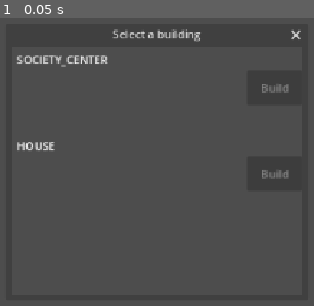
Above: before the commit, frame 1.
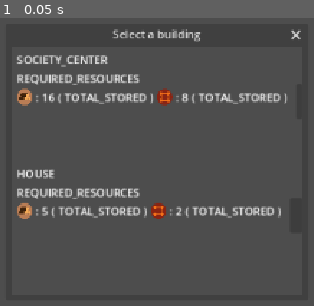
Above: after the commit, the same moment.

Repository: MatterNoise/Thrive-Society-stage-mockup
Game: Godot game, scene res://Source/HUD/BuildSelectWindow.tscn
Two runs of this game, one before a commit and one after it. Both use one fixed random seed, a clock stepped at 60 frames per second and the inputs below. This scene is started directly instead of the project's main scene.
Inputs:
- Up to frame 1 (0.05 s): no input

The runs differ from the first frame. In frame 1, 6.5% of the frame differs, in the area x 5-92%, y 19-70%.
Error after the commit: Invalid access to property or key 'PlayerCiv' on a base object of type 'Dictionary[String, ICivilizationInfo]'. (res://Source/HUD/ResourceAmountBar.gd:19)

Commit message:
Make the Needed resources show in the Building selection tabs

Diff:
--- /dev/null
+++ b/Globals/GeneralGameData.gd
@@ -0,0 +1,3 @@
+extends Node
+
+var PlayerCivilizationName : String = "PlayerCiv"
--- a/Globals/StructuresDefinitions.gd
+++ b/Globals/StructuresDefinitions.gd
@@ -23,7 +23,7 @@
 
 		# Fetch the Building_Requirements elements of the JSON
 		for IBuildingRequirement in StructuresDictionaryItem["Building_Requirements"]:
-			if IBuildingRequirement == "Wood" or IBuildingRequirement == "Stone":
+			if ResourcesDefinitions.is_resource_existent(IBuildingRequirement) == false:
 				continue
 
 			NewStructureDefinition.StructureBuildingRequirements[IBuildingRequirement] = StructuresDictionaryItem["Building_Requirements"][IBuildingRequirement]
--- a/SimulationParameters/Resources.json
+++ b/SimulationParameters/Resources.json
@@ -1,11 +1,11 @@
 {
 	"Wood" : {
-		"Name": "WOOD",
+		"Name": "Wood",
 
 		"Icon": "res://Assets/Textures/GUI/Wood.svg"
 	},
 	"Stone" : {
-		"Name": "STONE",
+		"Name": "Stone",
 
 		"Icon": "res://Assets/Textures/GUI/Iron.svg"
 	}
--- a/Source/HUD/BuildingSelectItem.gd
+++ b/Source/HUD/BuildingSelectItem.gd
@@ -2,6 +2,8 @@
 class_name BuildingSelectItem
 
 signal ForwardBuildingItemSelected(SelectedStructureDefsKey : String)
+
+@export var ResourceAmountBarScene : PackedScene
 
 @export var StructureNameLabelNode : Label
 @export var StructureRequirements : GridContainer
@@ -18,7 +20,7 @@
 	if BuildButtonNode == null:
 		return
 
-	if CivilizationsInfo.civilization_can_afford_building(AssignedStructureDefsKey, "PlayerCiv") == true:
+	if CivilizationsInfo.civilization_can_afford_building(AssignedStructureDefsKey, GeneralGameData.PlayerCivilizationName) == true:
 		BuildButtonNode.disabled = false
 	else:
 		BuildButtonNode.disabled = true
@@ -32,9 +34,22 @@
 
 	StructureNameLabelNode.text = StructuresDefinitions.StructureDefinitionsDictionary[AssignedStructureDefsKey].StructureName
 
+	if ResourceAmountBarScene == null:
+			return
+
 	var BuildingRequirements := StructuresDefinitions.get_structure_building_requirements(AssignedStructureDefsKey)
 	for IBuildingRequirement in BuildingRequirements:
-		print(IBuildingRequirement)
+		var ResourceAmountBarInstance : ResourceAmountBar = ResourceAmountBarScene.instantiate()
+
+		ResourceAmountBarInstance.AssignedResourceKey = IBuildingRequirement
+		ResourceAmountBarInstance.ResourceIcon = ResourcesDefinitions.get_resource_icon(IBuildingRequirement)
+
+		var BuildingResourceRequired : int = StructuresDefinitions.get_structure_building_requirements(AssignedStructureDefsKey)[IBuildingRequirement]
+		ResourceAmountBarInstance.ResourceRequiredLabelNode.text = str(BuildingResourceRequired)
+
+		ResourceAmountBarInstance.update_descriptions()
+
+		StructureRequirements.add_child(ResourceAmountBarInstance)
 
 func _on_build_button_button_up() -> void:
 	ForwardBuildingItemSelected.emit(AssignedStructureDefsKey)
--- a/Source/HUD/BuildingSelectItem.tscn
+++ b/Source/HUD/BuildingSelectItem.tscn
@@ -1,13 +1,15 @@
 [gd_scene format=3 uid="uid://ca2puic8mpuc8"]
 
 [ext_resource type="Script" uid="uid://cm26vdibrn3i7" path="res://Source/HUD/BuildingSelectItem.gd" id="1_6c0l5"]
+[ext_resource type="PackedScene" uid="uid://dbpn42ii1pg4o" path="res://Source/HUD/ResourceAmountBar.tscn" id="2_l4f2w"]
 
 [node name="BuildingSelectItem" type="HBoxContainer" unique_id=1727422114 node_paths=PackedStringArray("StructureNameLabelNode", "StructureRequirements", "BuildButtonNode")]
-custom_minimum_size = Vector2(420, 120)
-custom_maximum_size = Vector2(420, 120)
+custom_minimum_size = Vector2(420, 160)
+custom_maximum_size = Vector2(420, 160)
 offset_right = 40.0
 offset_bottom = 40.0
 script = ExtResource("1_6c0l5")
+ResourceAmountBarScene = ExtResource("2_l4f2w")
 StructureNameLabelNode = NodePath("StructureInfoContainer/VBoxContainer/StructureNameLabel")
 StructureRequirements = NodePath("StructureInfoContainer/VBoxContainer/StructureRequirements")
 BuildButtonNode = NodePath("ConfirmButtonContainer/BuildButton")
@@ -27,6 +29,10 @@
 layout_mode = 2
 text = "STRUCTURE_NAME"
 
+[node name="RequiredResourcesLabel" type="Label" parent="StructureInfoContainer/VBoxContainer" unique_id=365347776]
+layout_mode = 2
+text = "REQUIRED_RESOURCES"
+
 [node name="StructureRequirements" type="GridContainer" parent="StructureInfoContainer/VBoxContainer" unique_id=912646200]
 layout_mode = 2
 columns = 2
--- a/Source/HUD/ResourceAmountBar.gd
+++ b/Source/HUD/ResourceAmountBar.gd
@@ -2,14 +2,26 @@
 class_name ResourceAmountBar
 
 @export var ResourceTextureNode : TextureRect
-@export var ResourceLabelNode : Label
+@export var ResourceRequiredLabelNode : Label
+@export var ResourceTotalStoredLabelNode : Label
 
-@export var ResourceIcon : CompressedTexture2D
-@export var ResourceName : String
+var AssignedResourceKey : String = "Wood"
 
-func _ready() -> void:
-	if ResourceTextureNode == null or ResourceLabelNode == null:
+var ResourceIcon : CompressedTexture2D = preload("res://Assets/Textures/GUI/Luciferase.svg")
+
+func _process(_Delta : float) -> void:
+	if AssignedResourceKey == "":
+		return
+
+	if ResourceTotalStoredLabelNode == null:
+		return
+
+	var TotalResourceStored : int = CivilizationsInfo.CivilizationsInfoDictionary[GeneralGameData.PlayerCivilizationName].get_civilization_resource(AssignedResourceKey)
+	ResourceTotalStoredLabelNode.text = str(TotalResourceStored)
+
+func update_descriptions() -> void:
+	if ResourceTextureNode == null or ResourceRequiredLabelNode == null:
 		return
 
 	ResourceTextureNode.texture = ResourceIcon
-	ResourceLabelNode.text = ResourceName
+	ResourceTextureNode.tooltip_text = AssignedResourceKey
--- a/Source/HUD/ResourceAmountBar.tscn
+++ b/Source/HUD/ResourceAmountBar.tscn
@@ -3,21 +3,37 @@
 [ext_resource type="Texture2D" uid="uid://twyne7cq17ux" path="res://Assets/Textures/GUI/Luciferase.svg" id="1_fmr5v"]
 [ext_resource type="Script" uid="uid://cgndyxwislgt2" path="res://Source/HUD/ResourceAmountBar.gd" id="1_i5h7m"]
 
-[node name="ResourceAmountBar" type="HBoxContainer" unique_id=349846327 node_paths=PackedStringArray("ResourceTextureNode", "ResourceLabelNode")]
+[node name="ResourceAmountBar" type="HBoxContainer" unique_id=349846327 node_paths=PackedStringArray("ResourceTextureNode", "ResourceRequiredLabelNode", "ResourceTotalStoredLabelNode")]
 offset_right = 118.0
 offset_bottom = 32.0
 script = ExtResource("1_i5h7m")
 ResourceTextureNode = NodePath("ResourceTexture")
-ResourceLabelNode = NodePath("ResourceLabel")
-ResourceIcon = ExtResource("1_fmr5v")
-ResourceName = "RESOURCE"
+ResourceRequiredLabelNode = NodePath("ResourcesRequiredLabel")
+ResourceTotalStoredLabelNode = NodePath("ResourcesTotalStoredLabel")
 
 [node name="ResourceTexture" type="TextureRect" parent="." unique_id=1360379273]
 custom_maximum_size = Vector2(32, 32)
 layout_mode = 2
+tooltip_text = "RESOURCE"
 texture = ExtResource("1_fmr5v")
 expand_mode = 2
 
-[node name="ResourceLabel" type="Label" parent="." unique_id=1475819997]
+[node name="Separator" type="Label" parent="." unique_id=804599402]
 layout_mode = 2
-text = "RESOURCE"
+text = ":"
+
+[node name="ResourcesRequiredLabel" type="Label" parent="." unique_id=1475819997]
+layout_mode = 2
+text = "REQUIRED"
+
+[node name="BraquetStartLabel" type="Label" parent="." unique_id=1462471003]
+layout_mode = 2
+text = "("
+
+[node name="ResourcesTotalStoredLabel" type="Label" parent="." unique_id=1973389308]
+layout_mode = 2
+text = "TOTAL_STORED"
+
+[node name="BraquetEndLabel" type="Label" parent="." unique_id=871430571]
+layout_mode = 2
+text = ")"
--- a/Source/PlayerController.gd
+++ b/Source/PlayerController.gd
@@ -1,7 +1,5 @@
 extends Node
 class_name PlayerController
-
-@export var PlayerCivilization : String = "PlayerCiv"
 
 @export var CurrentStrategicCamera : StrategicCamera
 @export var SocietyStageWorld : SocietyStageGame
@@ -15,12 +13,12 @@
 	if SocietyStageWorld == null:
 		return
 
-	CivilizationsInfo.declare_new_civilization_info(PlayerCivilization)
+	CivilizationsInfo.declare_new_civilization_info(GeneralGameData.PlayerCivilizationName)
 
-	CivilizationsInfo.CivilizationsInfoDictionary[PlayerCivilization].set_resource_amount_to_civ("Wood", 100)
-	CivilizationsInfo.CivilizationsInfoDictionary[PlayerCivilization].set_resource_amount_to_civ("Stone", 100)
+	CivilizationsInfo.CivilizationsInfoDictionary[GeneralGameData.PlayerCivilizationName].set_resource_amount_to_civ("Wood", 100)
+	CivilizationsInfo.CivilizationsInfoDictionary[GeneralGameData.PlayerCivilizationName].set_resource_amount_to_civ("Stone", 100)
 
-	SocietyStageWorld.create_new_building("SOCIETY_CENTER", Vector3.ZERO, PlayerCivilization)
+	SocietyStageWorld.create_new_building("SOCIETY_CENTER", Vector3.ZERO, GeneralGameData.PlayerCivilizationName, true)
 
 func _process(_Delta : float) -> void:
 	if CurrentStrategicCamera == null or SocietyStageWorld == null:
@@ -40,7 +38,7 @@
 		return
 
 	if Input.is_action_just_pressed("Mouse_Left_Click"):
-		SocietyStageWorld.create_new_building(InBuildStructureName, CurrentStrategicCamera.WorldMousePosition, PlayerCivilization)
+		SocietyStageWorld.create_new_building(InBuildStructureName, CurrentStrategicCamera.WorldMousePosition, GeneralGameData.PlayerCivilizationName)
 
 		cancel_building_construction()
 	elif Input.is_action_just_pressed("Mouse_Right_Click"):
--- a/Source/SocietyStage.gd
+++ b/Source/SocietyStage.gd
@@ -18,6 +18,4 @@
 		for ISpentResource in BuildinRequirements:
 			CivilizationsInfo.CivilizationsInfoDictionary[BuildingOwner].add_resource_amount_to_civ(ISpentResource, -BuildinRequirements[ISpentResource])
 
-	#print(CivilizationsInfo.CivilizationsInfoDictionary[BuildingOwner].CivilizationResources)
-
 	return StructureInstance
--- a/Source/SocietyStage.tscn
+++ /dev/null
@@ -1,84 +0,0 @@
-[gd_scene format=3 uid="uid://clu2u4wfv46kh"]
-
-[ext_resource type="PackedScene" uid="uid://bd4aq7qeyj8bh" path="res://Source/StrategicCamera.tscn" id="1_amtb5"]
-[ext_resource type="Script" uid="uid://devho77kcfwr4" path="res://Source/SocietyStage.gd" id="1_wphlu"]
-[ext_resource type="Script" uid="uid://bysmmi81ybd87" path="res://Source/PlayerController.gd" id="2_m3l6s"]
-[ext_resource type="Texture2D" uid="uid://brrf4y6pwp3x0" path="res://Assets/Textures/Terrain_01_Albedo.png" id="2_wphlu"]
-[ext_resource type="Texture2D" uid="uid://cqrdtskm8m52a" path="res://Assets/Textures/Terrain_01_Normals.png" id="3_4hg2c"]
-[ext_resource type="PackedScene" uid="uid://cqwcxfxy666lx" path="res://Source/HUD/HoverBuildingInfo.tscn" id="6_qh3m1"]
-[ext_resource type="PackedScene" uid="uid://bd2siolkemo1s" path="res://Source/HUD/SocietyHUD.tscn" id="6_yrfrv"]
-[ext_resource type="PackedScene" uid="uid://bawwn2ns3jqu" path="res://Source/HUD/BuildSelectWindow.tscn" id="7_qh3m1"]
-
-[sub_resource type="BoxShape3D" id="BoxShape3D_eshwc"]
-size = Vector3(512, 0.1, 512)
-
-[sub_resource type="StandardMaterial3D" id="StandardMaterial3D_7q5xm"]
-albedo_texture = ExtResource("2_wphlu")
-normal_enabled = true
-normal_texture = ExtResource("3_4hg2c")
-uv1_scale = Vector3(128, 128, 128)
-
-[sub_resource type="PlaneMesh" id="PlaneMesh_eshwc"]
-material = SubResource("StandardMaterial3D_7q5xm")
-size = Vector2(512, 512)
-
-[sub_resource type="SphereMesh" id="SphereMesh_eshwc"]
-radius = 1.0
-height = 2.0
-
-[sub_resource type="ProceduralSkyMaterial" id="ProceduralSkyMaterial_wphlu"]
-
-[sub_resource type="Sky" id="Sky_amtb5"]
-sky_material = SubResource("ProceduralSkyMaterial_wphlu")
-
-[sub_resource type="Environment" id="Environment_eshwc"]
-background_mode = 2
-sky = SubResource("Sky_amtb5")
-ambient_light_color = Color(0.5211406, 0.52114064, 0.52114046, 1)
-
-[node name="SocietyStage" type="Node" unique_id=2109757551]
-script = ExtResource("1_wphlu")
-
-[node name="PlayerController" type="Node" parent="." unique_id=1854890749 node_paths=PackedStringArray("CurrentStrategicCamera", "SocietyStageWorld", "PlaceStructureNode", "DebugRayInterset")]
-script = ExtResource("2_m3l6s")
-CurrentStrategicCamera = NodePath("../World/StrategicCamera")
-SocietyStageWorld = NodePath("..")
-PlaceStructureNode = NodePath("../PlaceStructureNode")
-DebugRayInterset = NodePath("../DebugRayInterset")
-metadata/_custom_type_script = "uid://bysmmi81ybd87"
-
-[node name="World" type="Node" parent="." unique_id=646329904]
-
-[node name="StrategicCamera" parent="World" unique_id=1249780793 instance=ExtResource("1_amtb5")]
-
-[node name="TemporalGround" type="StaticBody3D" parent="World" unique_id=203465241]
-
-[node name="TemporalGroundCollision" type="CollisionShape3D" parent="World/TemporalGround" unique_id=1313848154]
-shape = SubResource("BoxShape3D_eshwc")
-
-[node name="TemporalGroundVisual" type="MeshInstance3D" parent="World/TemporalGround" unique_id=2134171347]
-mesh = SubResource("PlaneMesh_eshwc")
-
-[node name="DirectionalLight3D" type="DirectionalLight3D" parent="World" unique_id=1398671071]
-transform = Transform3D(1, 0, 0, 0, 0.25881904, 0.96592575, 0, -0.96592575, 0.25881904, 0, 0, 0)
-shadow_enabled = true
-
-[node name="PlaceStructureNode" type="Node3D" parent="." unique_id=1742066004]
-transform = Transform3D(1, 0, 0, 0, 1, 0, 0, 0, 1, 0, 2.5, 0)
-
-[node name="DebugRayInterset" type="MeshInstance3D" parent="." unique_id=420219117]
-mesh = SubResource("SphereMesh_eshwc")
-
-[node name="WorldEnvironment" type="WorldEnvironment" parent="." unique_id=451819425]
-environment = SubResource("Environment_eshwc")
-
-[node name="SocietyHUD" parent="." unique_id=2146381316 instance=ExtResource("6_yrfrv")]
-
-[node name="HoverBuildingInfo" parent="." unique_id=145171975 node_paths=PackedStringArray("CurrentStrategicCamera") instance=ExtResource("6_qh3m1")]
-CurrentStrategicCamera = NodePath("../World/StrategicCamera")
-
-[node name="BuildSelectWindow" parent="." unique_id=596400122 instance=ExtResource("7_qh3m1")]
-visible = false
-
-[connection signal="OpenBuildSelectMenu" from="SocietyHUD" to="BuildSelectWindow" method="_on_open_build_select_menu"]
-[connection signal="OnBuildingSelected" from="BuildSelectWindow" to="PlayerController" method="_on_building_selected"]
--- a/project.godot
+++ b/project.godot
@@ -19,6 +19,7 @@
 
 ResourcesDefinitions="*uid://biuj1mxercbct"
 StructuresDefinitions="*uid://b08inlsbs36j2"
+GeneralGameData="*uid://dokmob38dnl1u"
 CivilizationsInfo="*uid://bhvshkxlb3j4i"
 
 [display]
Not shown, added: Globals/GeneralGameData.gd.uid
Not shown, added: Source/SocietyStage.tscn4204880080.tmp
